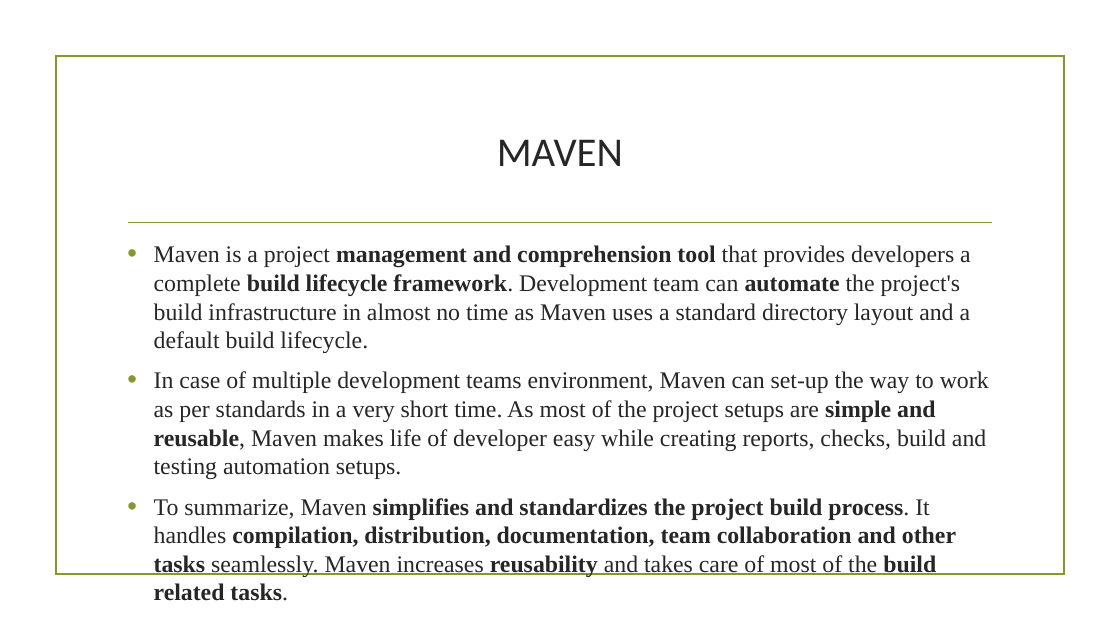
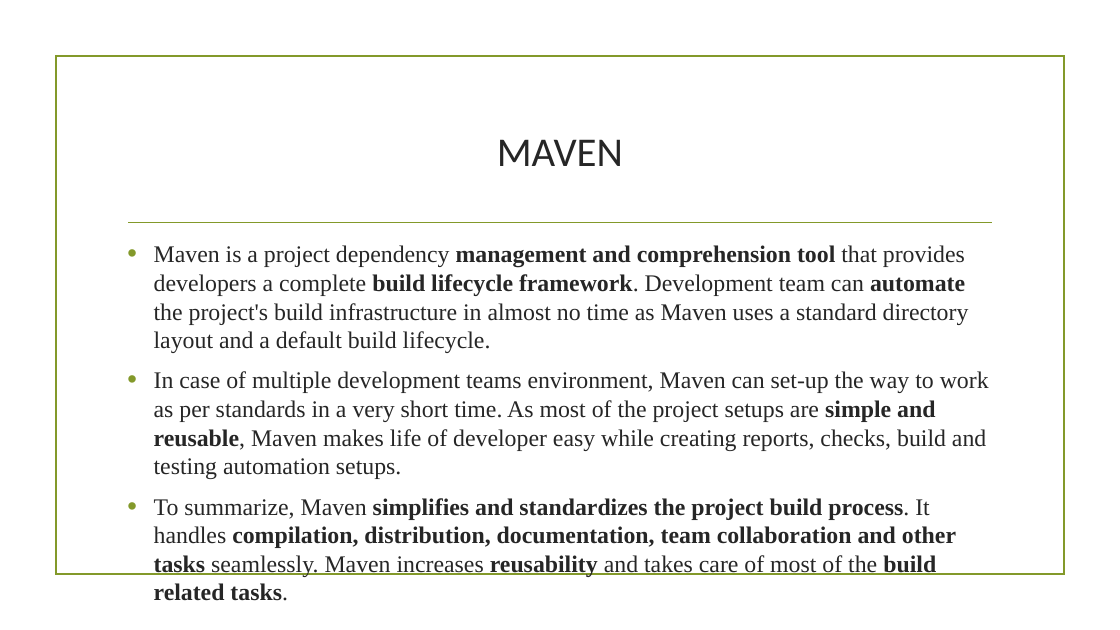
Before and after one commit to ramazansakin/patika-getir-bootcamp-slides, a slide deck: slide 41 of Week1.pptx. Drawn at 1120x630 pixels with LibreOffice and Linux fonts; fonts in the diff are those of the drawing; background and template pictures are left out. Boxes give left, top, right and bottom in pixels: in the first picture for what was removed or moved away, otherwise in the second. Text is boxed around its words. In the diff, an @@ line names an element or a change of style, - is before the commit and + after.

```diff
--- a/Week1.pptx
+++ b/Week1.pptx
@@ text at <box>154,245,969,353</box>: text changed @@
-• Maven is a project management and comprehension tool that provides developers a complete build lifecycle framework. Development team can automate the project's build infrastructure in almost no time as Maven uses a standard directory layout and a default build lifecycle.
+• Maven is a project dependency management and comprehension tool that provides developers a complete build lifecycle framework. Development team can automate the project's build infrastructure in almost no time as Maven uses a standard directory layout and a default build lifecycle.
```
Also in this commit, not shown: 4 other slides changed, 1 other file.
